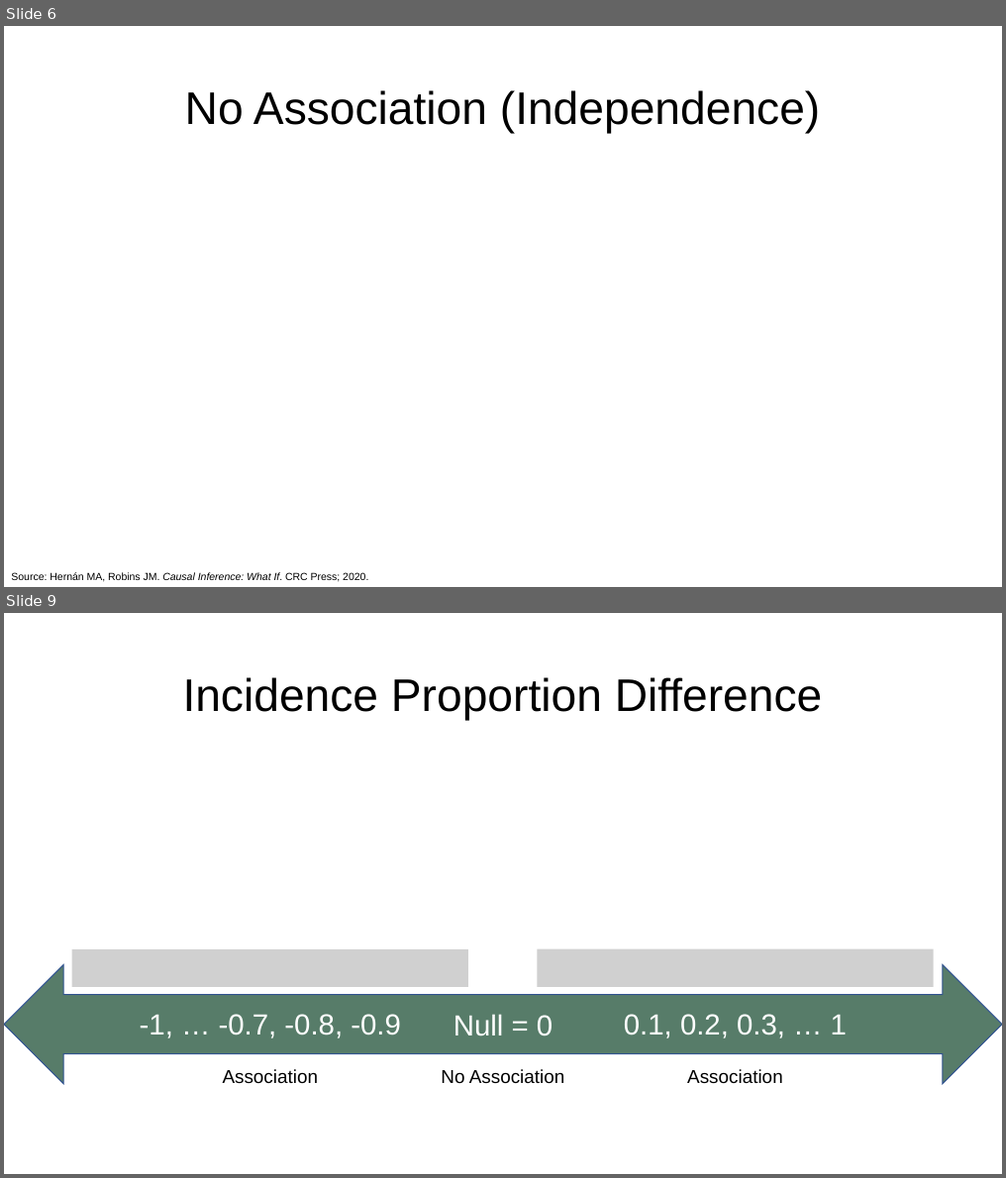
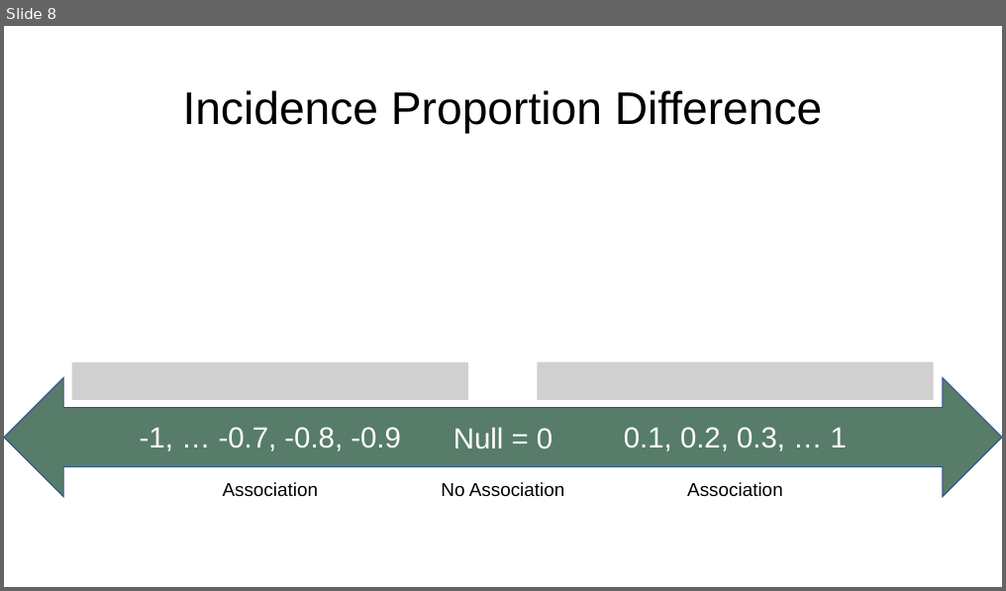
Before and after one commit to brad-cannell/r4epi, a slide deck: img/10_part_intro_epi/05_measures_of_association/measures_of_assocaition.pptx. Shown one above the other, each under a label of ours: slides 6 and 9 before the commit, slide 8 after it; the slides between them are not shown. The pictures are 1006x1178 and 1006x591 pixels, drawn with LibreOffice and Linux fonts; fonts in the diff are those of the drawing; grey boxes stand for pictures. Boxes give left, top, right and bottom in pixels: in the first picture for what was removed or moved away, otherwise in the second. Text is boxed around its words. In the diff, an @@ line names an element or a change of style, - is before the commit and + after.

```diff
--- a/img/10_part_intro_epi/05_measures_of_association/measures_of_assocaition.pptx
+++ b/img/10_part_intro_epi/05_measures_of_association/measures_of_assocaition.pptx
@@ slide 6 removed at [4,26,1002,587], background #FFFFFF @@
@@ title removed at [185,90,820,134] @@
-No Association (Independence)
@@ text removed at [11,572,368,582] @@
-Source: Hernán MA, Robins JM. Causal Inference: What If. CRC Press; 2020.
@@ what was slide 9 is now slide 8 @@
```
Also in this commit, not shown: 1 slide changed, 6 other slides removed, 33 other files.
